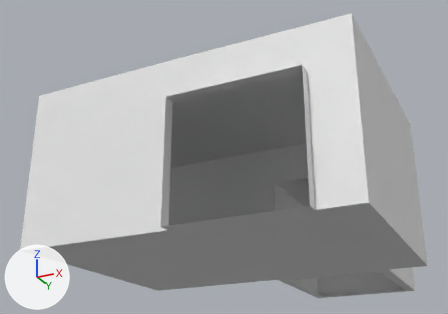
Two versions of the FBX model AutoSpuiten/Assets/Cumming On Car Game/Luuk's folder/Art/delivery zone.fbx, one commit apart.
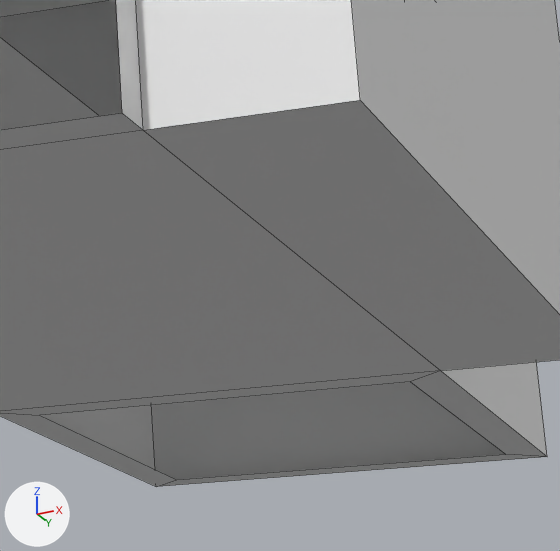
Each version appears first whole from a 50 mm lens placed at (-17.08, -15.8, -3.6), pointed at (-24.74, -0.49, 3.29), and next in a close-up on the part from 62% to 93% of the width and 57% to 100% of the height. The axes (+X, +Y, +Z) are drawn at lower left. The lights are the same throughout. The close-ups show mesh edges as thin lines. Where no turn or scale is listed for an object, it has been applied to the vertices.

Before the edit, the objects in view are built like this:
```python
me_cube_001 = bpy.data.meshes.new('Cube.001')
me_cube_001.from_pydata(...)  # 36 vertices, 32 faces; spans x -28.37..-19.66, y -4.82..5.7, z 0.0..4.3
ob_delivery_zone = bpy.data.objects.new('delivery zone', me_cube_001)
ob_delivery_zone.location = (0.0, 0.0, 0.0)
```
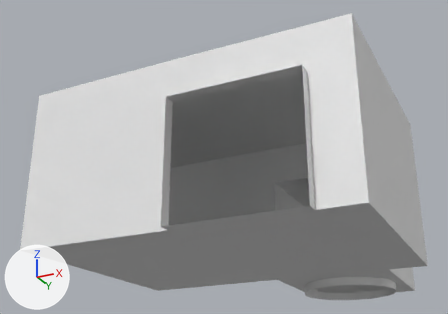
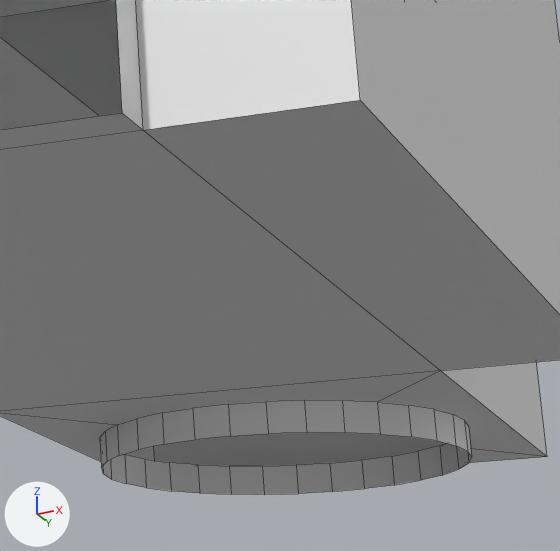
Where the change shows, as pixel boxes [x1, y1, x2, y2] in the close-ups (560 x 551 px):
'delivery zone', reshaped
    before: [0, 0, 560, 487]
    after: [0, 0, 560, 494]
part 1 of me_cube_001, built on
    before: [0, 371, 547, 487]
    after: [0, 371, 547, 494]

What changed in the scene script:
```text
Change me_cube_001:
    used by ob_delivery_zone; location = (0.0, 0.0, 0.0)
    remove me_cube_001.from_pydata(...)  # 36 vertices, 32 faces; spans x -28.37..-19.66, y -4.82..5.7, z 0.0..4.3
    add me_cube_001.from_pydata(...)  # 96 vertices, 64 faces; spans x -28.37..-19.66, y -4.82..5.7, z -0.23..4.3
    me_cube_001 part 1
    4 vertices are removed from x -23.81..-21.01, y 2.13..5.42, z 0.0
    4 faces are deleted
    32 vertices are added at x -23.84..-20.99, y 2.35..5.2, z -0.23
    32 new vertices lie (0.0, 0.0, 0.23) away from vertices in x -23.84..-20.99, y 2.35..5.2, z -0.23
    36 new faces join them
```
